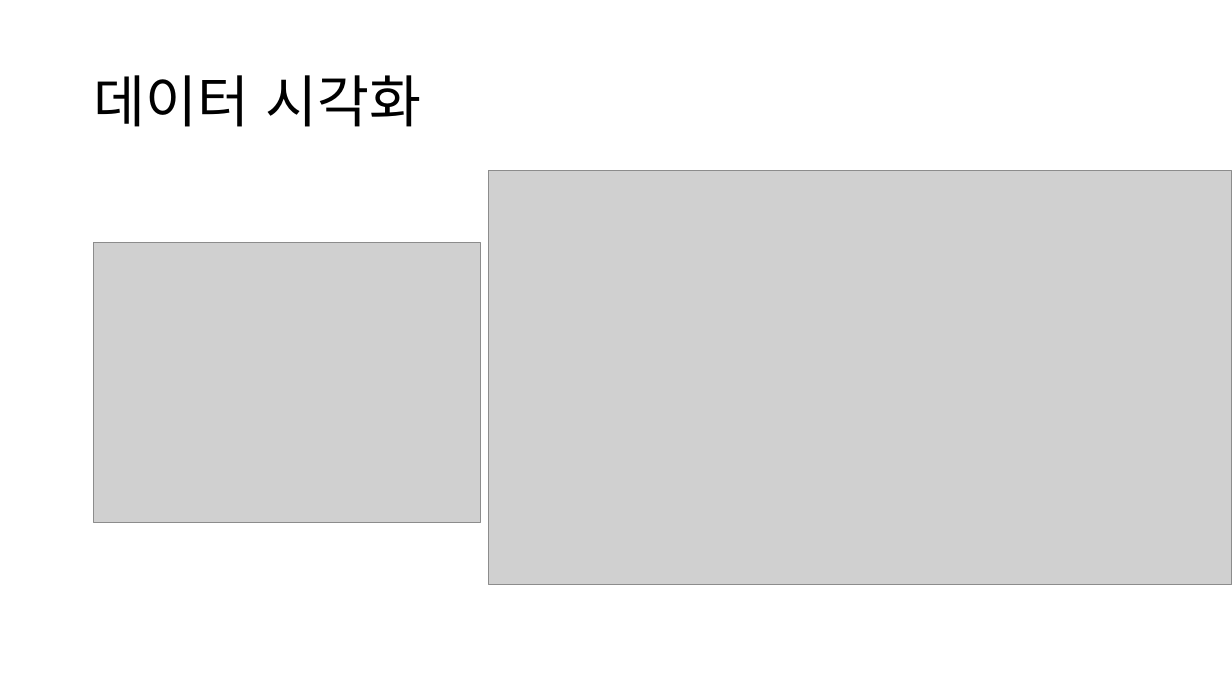
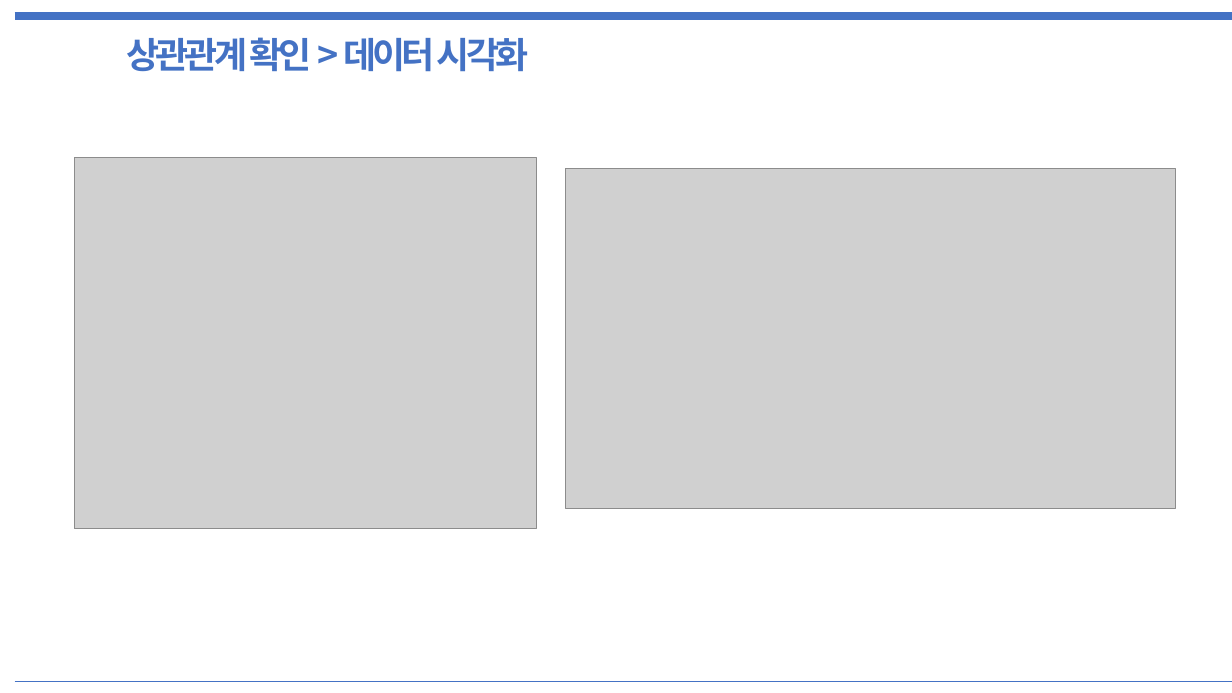
Before and after one commit to PaddingE/github_test, a slide deck: slide 16 of semi_project_data.pptx. Drawn at 1232x693 pixels with LibreOffice and Linux fonts; fonts in the diff are those of the drawing; grey boxes stand for pictures. Boxes give left, top, right and bottom in pixels: in the first picture for what was removed or moved away, otherwise in the second. Text is boxed around its words. In the diff, an @@ line names an element or a change of style, - is before the commit and + after.

```diff
--- a/semi_project_data.pptx
+++ b/semi_project_data.pptx
@@ line added from (15, 17) to (1232, 17), #4472C4 6 pt @@
@@ text added at box(127, 37, 528, 72), 28 pt, text #4472C4, bold @@
+상관관계 확인 > 데이터 시각화
@@ title removed at box(94, 75, 422, 127) @@
-데이터 시각화
@@ picture: place and size @@
-picture at box(93, 242, 480, 522)
+picture at box(74, 158, 536, 530)
@@ picture: place and size @@
-picture at box(489, 171, 1232, 585)
+picture at box(566, 168, 1176, 508)
@@ line added from (15, 681) to (1232, 681), #4472C4 0.25 pt @@
```
Also in this commit, not shown: 14 other slides changed, 5 slides added, 4 slides removed.
